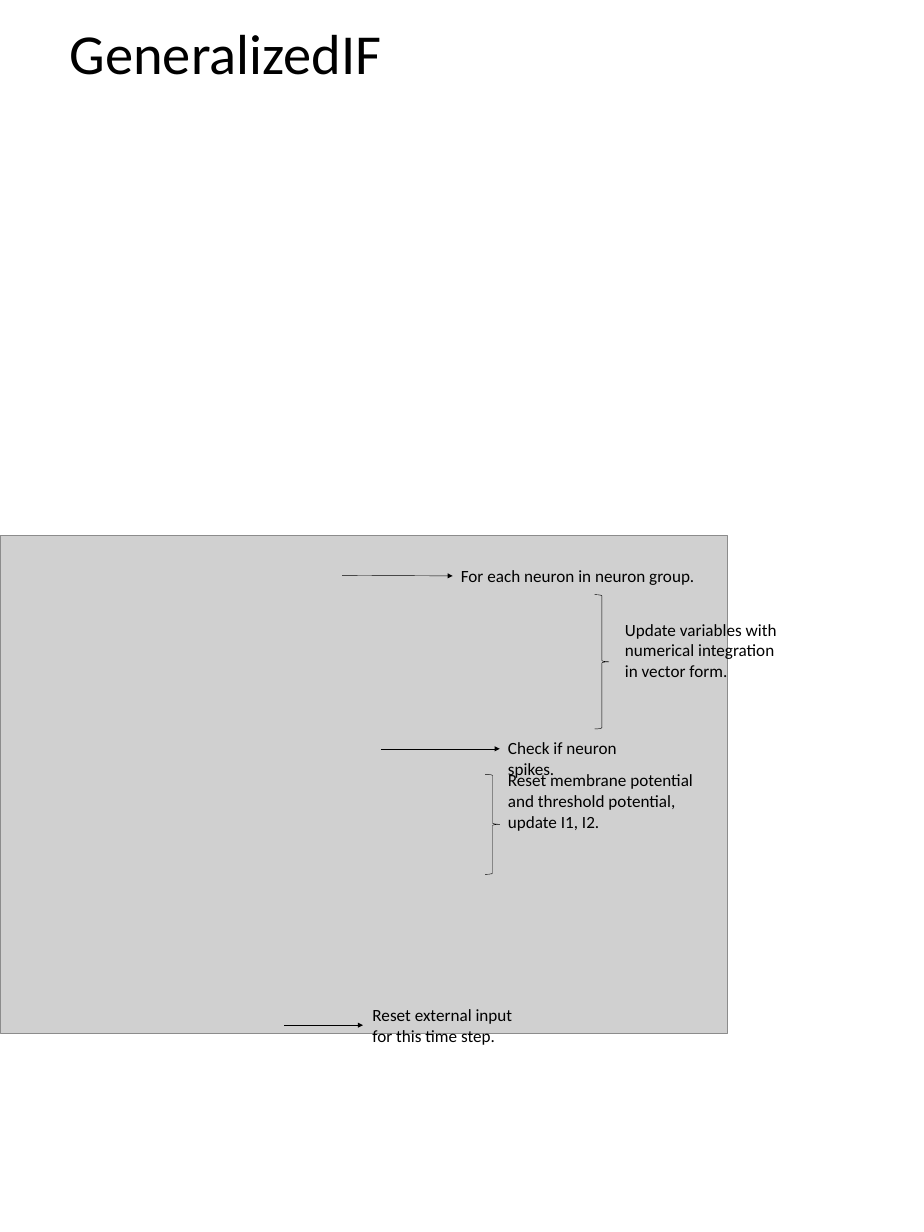
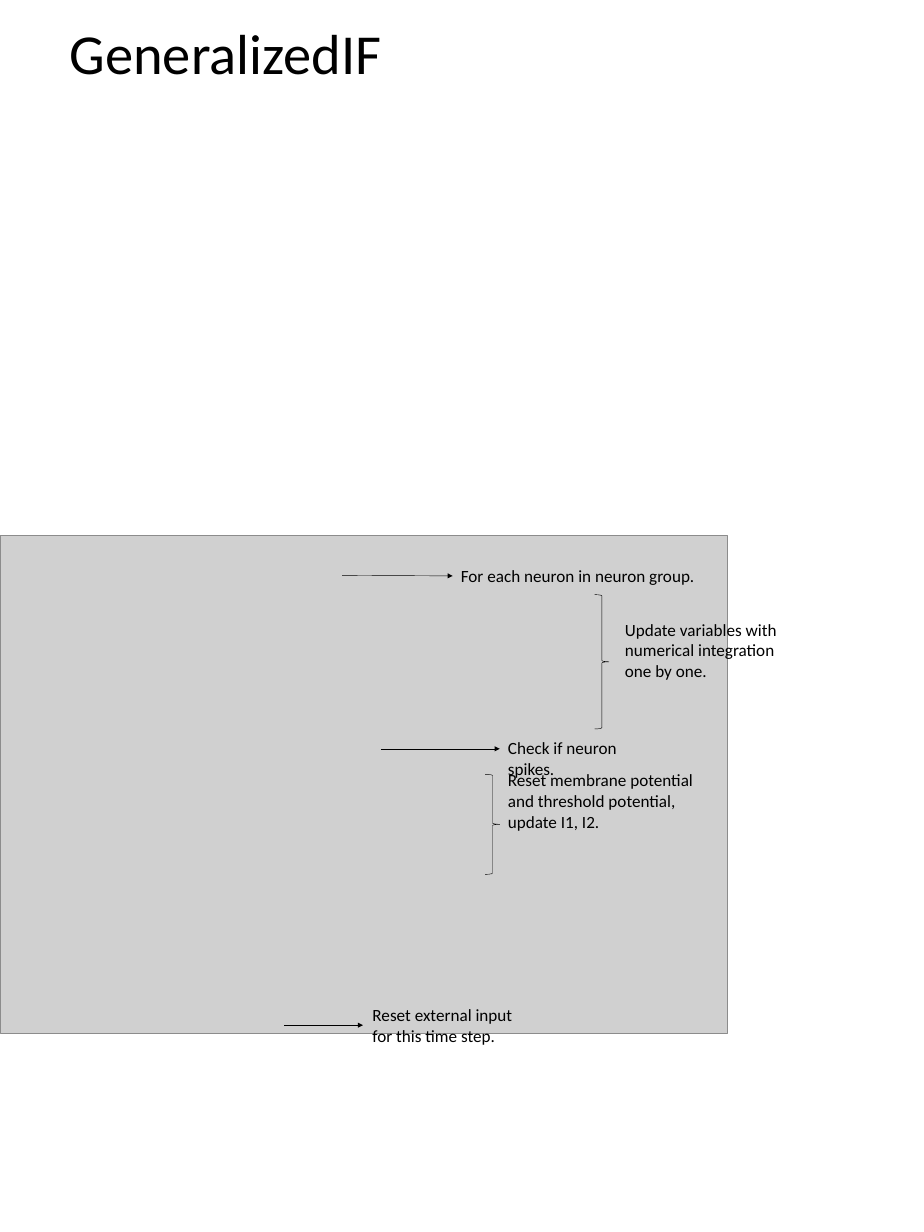
Before and after one commit to quanpeng0/BrainModels, a slide deck: slide 12 of docs/brainpy_handbook/ppt/neus.pptx. Drawn at 924x1232 pixels with LibreOffice and Linux fonts; fonts in the diff are those of the drawing; grey boxes stand for pictures. Boxes give left, top, right and bottom in pixels: in the first picture for what was removed or moved away, otherwise in the second. Text is boxed around its words. In the diff, an @@ line names an element or a change of style, - is before the commit and + after.

Commit message:
Modify typo and bugs in ppt

```diff
--- a/docs/brainpy_handbook/ppt/neus.pptx
+++ b/docs/brainpy_handbook/ppt/neus.pptx
@@ text at (x1=625, y1=665, x2=707, y2=680): text changed @@
-in vector form.
+one by one.
```
Also in this commit, not shown: 3 other slides changed, 19 other files.
